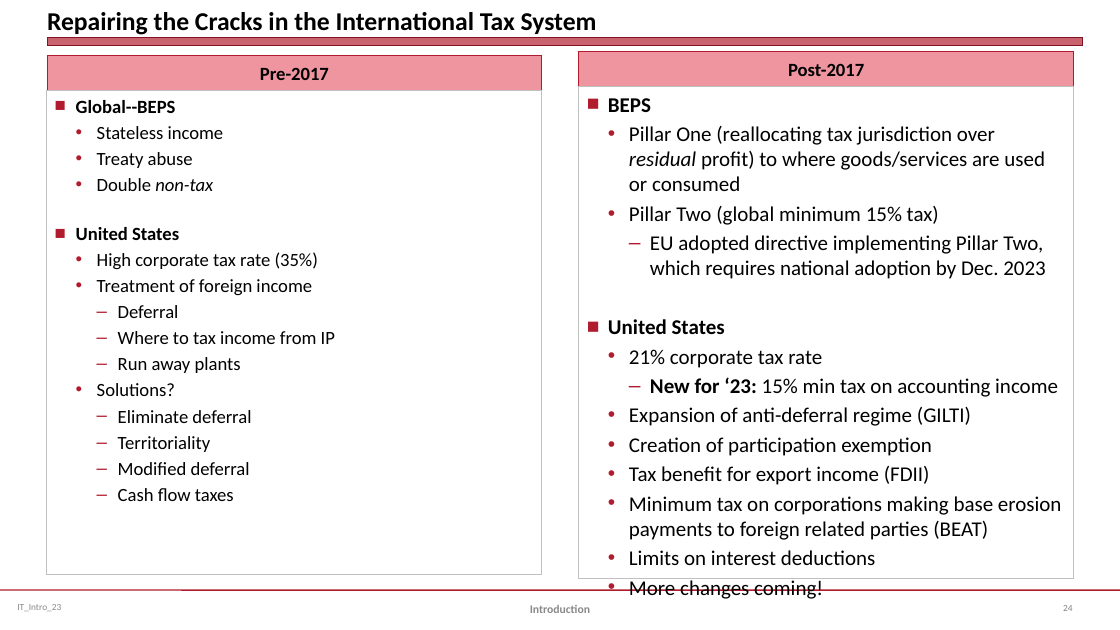
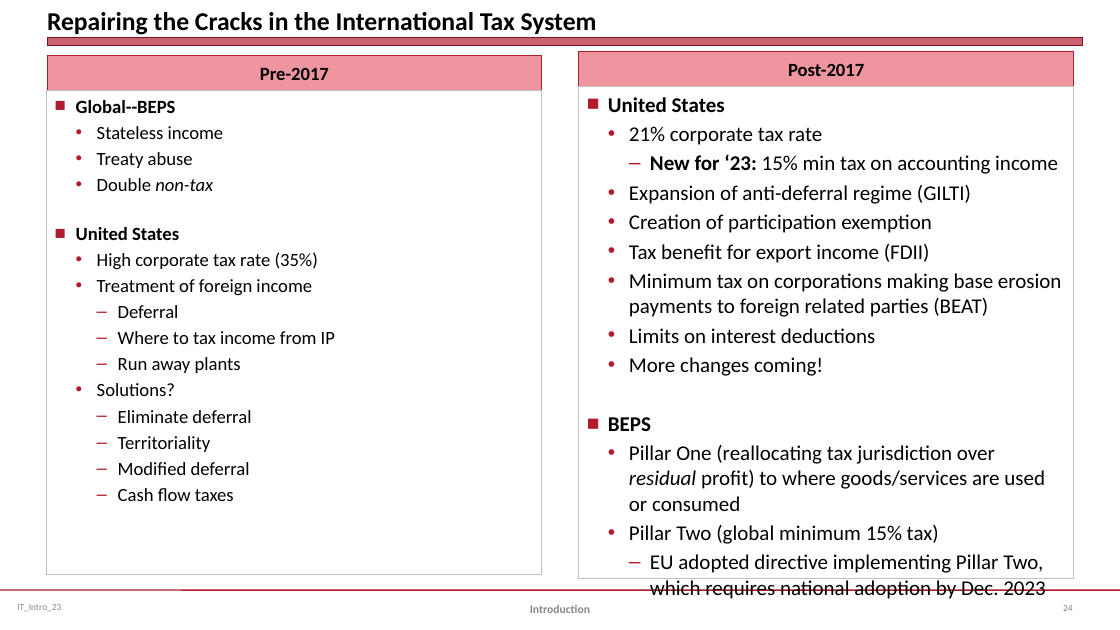
Before and after one commit to jmc877/International-Tax, a slide deck: slide 24 of slides/IT_Intro_23.pptx. Drawn at 1120x630 pixels with LibreOffice and Linux fonts; fonts in the diff are those of the drawing. Boxes give left, top, right and bottom in pixels: in the first picture for what was removed or moved away, otherwise in the second. Text is boxed around its words. In the diff, an @@ line names an element or a change of style, - is before the commit and + after.

```diff
--- a/slides/IT_Intro_23.pptx
+++ b/slides/IT_Intro_23.pptx
@@ text at (608,98,1046,279): paragraphs removed @@
-■ BEPS
-  • Pillar One (reallocating tax jurisdiction over residual profit) to where goods/services are used or consumed
-  • Pillar Two (global minimum 15% tax)
-    – EU adopted directive implementing Pillar Two, which requires national adoption by Dec. 2023
@@ text at (608,417,1045,573): paragraphs added @@
+■ BEPS
+  • Pillar One (reallocating tax jurisdiction over residual profit) to where goods/services are used or consumed
+  • Pillar Two (global minimum 15% tax)
+    – EU adopted directive implementing Pillar Two, which requires national adoption by Dec. 2023
```
Also in this commit, not shown: 3 other slides changed, 2 other files.
